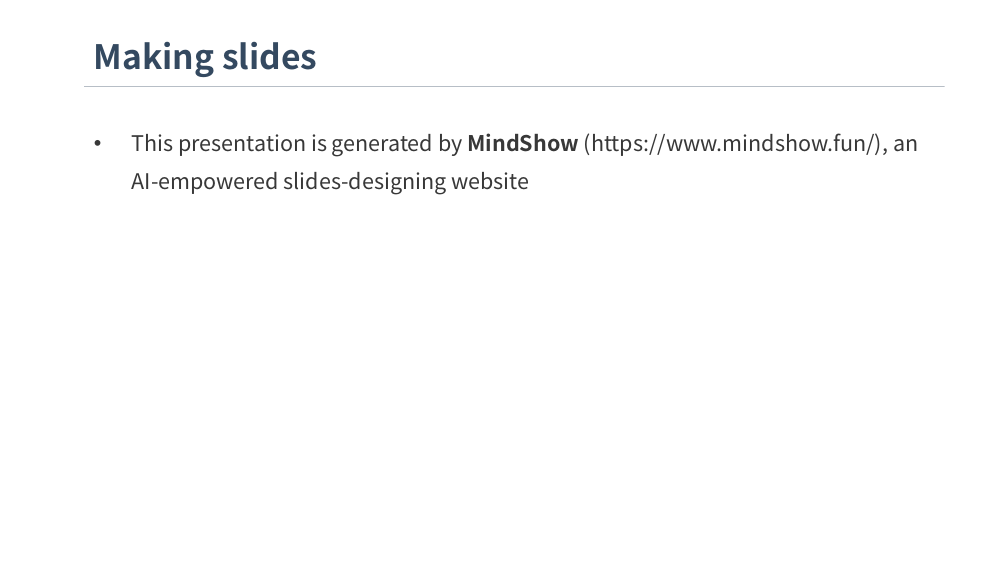
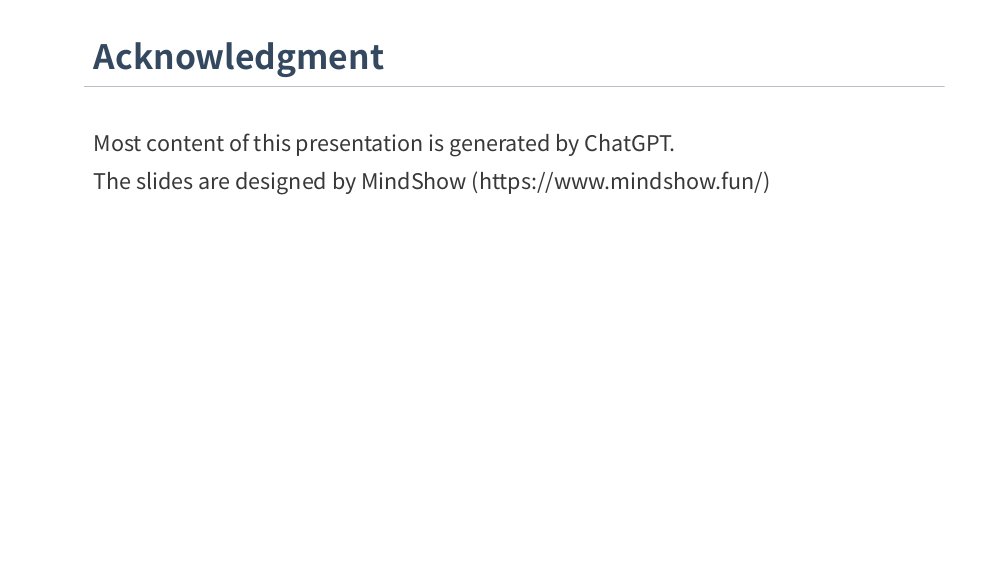
Before and after one commit to martian-yan/aigc_in_chemistry, a slide deck: slide 15 of What can AIGC tools do in a Chemistry Lab.pptx (slide 10 before the commit). Drawn at 1008x567 pixels with LibreOffice and Linux fonts; fonts in the diff are those of the drawing. Boxes give left, top, right and bottom in pixels: in the first picture for what was removed or moved away, otherwise in the second. Text is boxed around its words. In the diff, an @@ line names an element or a change of style, - is before the commit and + after.

```diff
--- a/What can AIGC tools do in a Chemistry Lab.pptx
+++ b/What can AIGC tools do in a Chemistry Lab.pptx
@@ text at [94,42,384,77]: text changed @@
-Making slides
+Acknowledgment
@@ text at [94,133,770,195]: text changed @@
-• This presentation is generated by MindShow (https://www.mindshow.fun/), an AI-empowered slides-designing website
+• Most content of this presentation is generated by ChatGPT.
+• The slides are designed by MindShow (https://www.mindshow.fun/)
```
Also in this commit, not shown: 3 other slides changed, 6 slides added, 1 slide removed, 3 other files.
